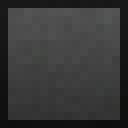
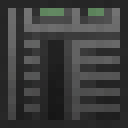
Comparing the layer stacks of the two w=128, h=128 images. Changes:
hid "gradient Kopie" over bbox(0, 0, 128, 128)
showed "gradient" (1st of 4, in "effects") over bbox(8, 8, 120, 120)
hid group "disk drive" (5 layers) over bbox(0, 0, 128, 128)
showed group "computer" (14 layers) over bbox(0, 0, 128, 128)
hid "generic_top" over bbox(0, 0, 128, 128)
